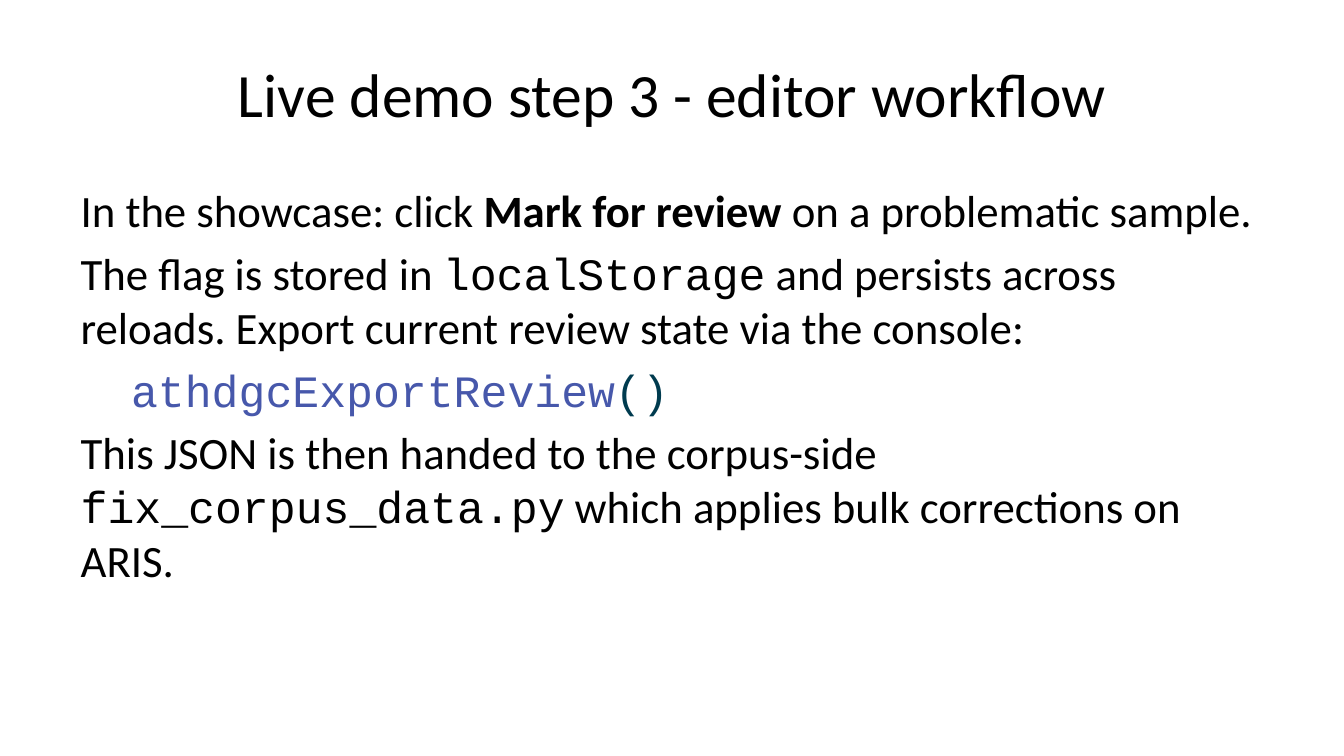
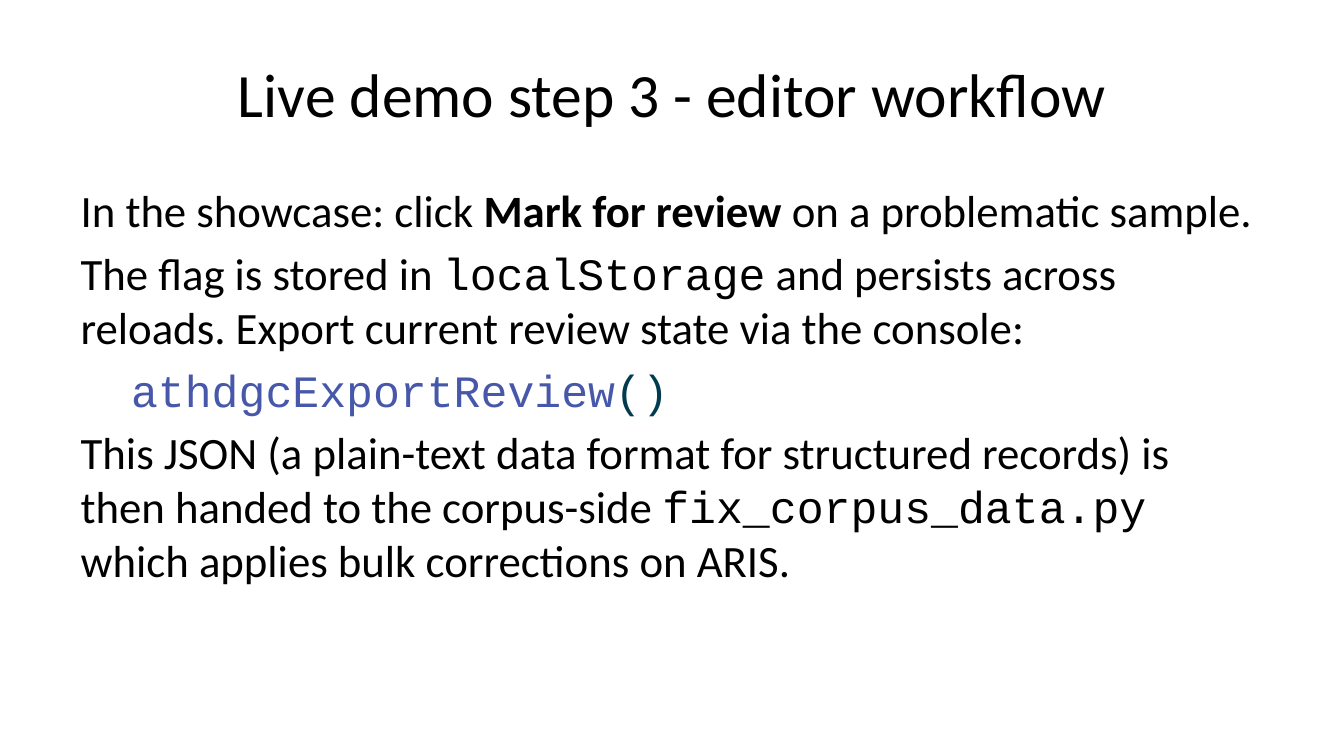
Before and after one commit to AthDGC/AthDGC.github.io, a slide deck: slide 6 of slides/lrec_demo.pptx. Drawn at 1344x756 pixels with LibreOffice and Linux fonts; fonts in the diff are those of the drawing. Boxes give left, top, right and bottom in pixels: in the first picture for what was removed or moved away, otherwise in the second. Text is boxed around its words. In the diff, an @@ line names an element or a change of style, - is before the commit and + after.

```diff
--- a/slides/lrec_demo.pptx
+++ b/slides/lrec_demo.pptx
@@ text at (81, 436, 1169, 585): text changed @@
-This JSON is then handed to the corpus-side fix_corpus_data.py which applies bulk corrections on ARIS.
+This JSON (a plain-text data format for structured records) is then handed to the corpus-side fix_corpus_data.py which applies bulk corrections on ARIS.
```
Also in this commit, not shown: 7 other slides changed, 22 other files.
